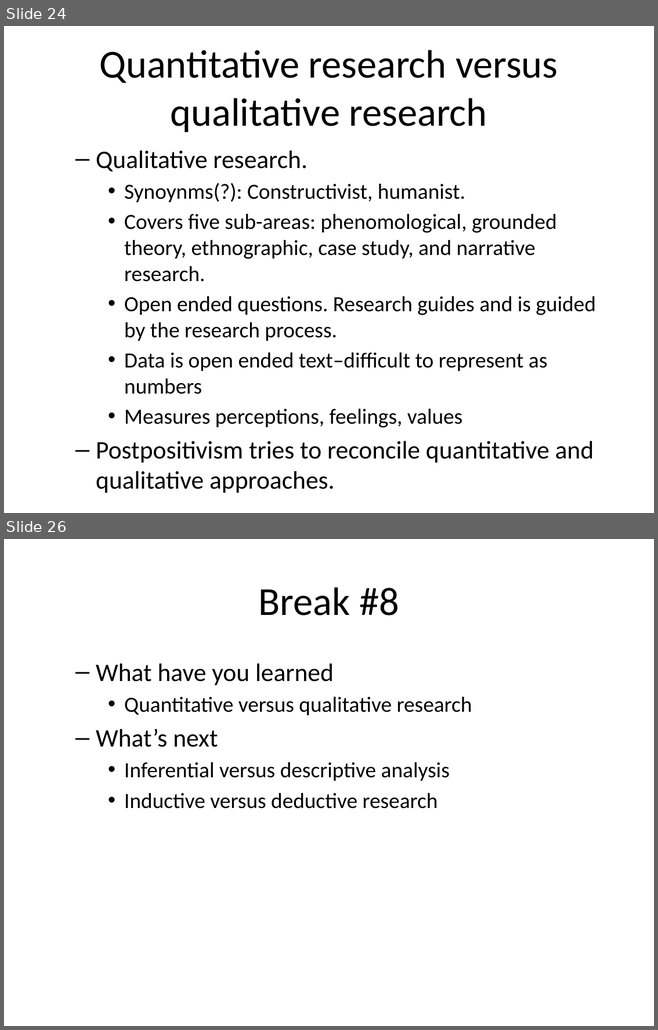
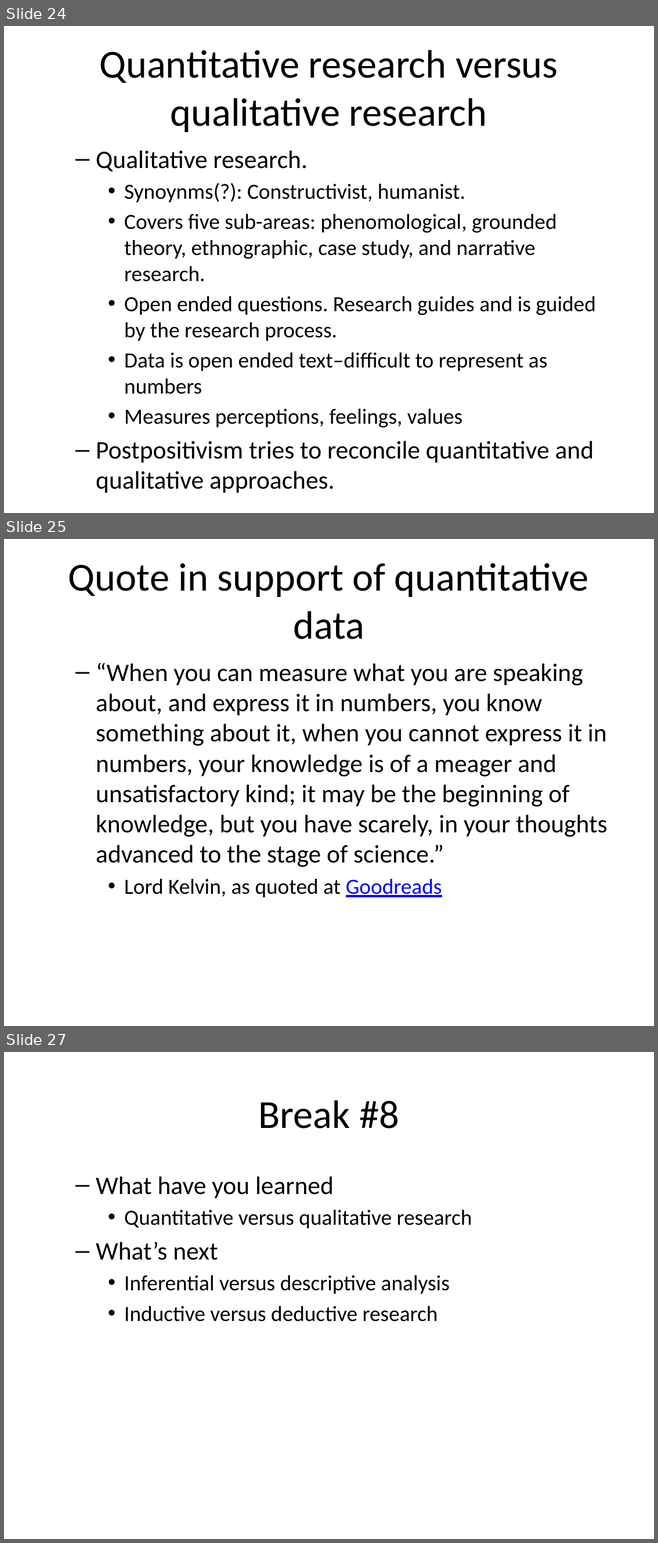
Before and after one commit to pmean/classes, a slide deck: clinical-research-methodology/results/video01-introduction.pptx. Shown one above the other, each under a label of ours: slides 24 and 26 before the commit, slides 24, 25 and 27 after it; the slides between them are not shown. The pictures are 658x1030 and 658x1543 pixels, drawn with LibreOffice and Linux fonts; fonts in the diff are those of the drawing. Boxes give left, top, right and bottom in pixels: in the first picture for what was removed or moved away, otherwise in the second. Text is boxed around its words. In the diff, an @@ line names an element or a change of style, - is before the commit and + after.

```diff
--- a/clinical-research-methodology/results/video01-introduction.pptx
+++ b/clinical-research-methodology/results/video01-introduction.pptx
@@ slide 25 added at (x1=4, y1=539, x2=654, y2=1026), background #FFFFFF @@
@@ title added at (x1=68, y1=563, x2=589, y2=639), 44 pt, text #000000 @@
+Quote in support of quantitative data
@@ text added at (x1=96, y1=663, x2=607, y2=897), 28 pt, text #000000 @@
+  – “When you can measure what you are speaking about, and express it in numbers, you know something about it, when you cannot express it in numbers, your knowledge is of a meager and unsatisfactory kind; it may be the beginning of knowledge, but you have scarely, in your thoughts advanced to the stage of science.”
+    • Lord Kelvin, as quoted at Goodreads
@@ what was slide 26 is now slide 27 @@
```
Also in this commit, not shown: 2 slides changed, 3 other files.
